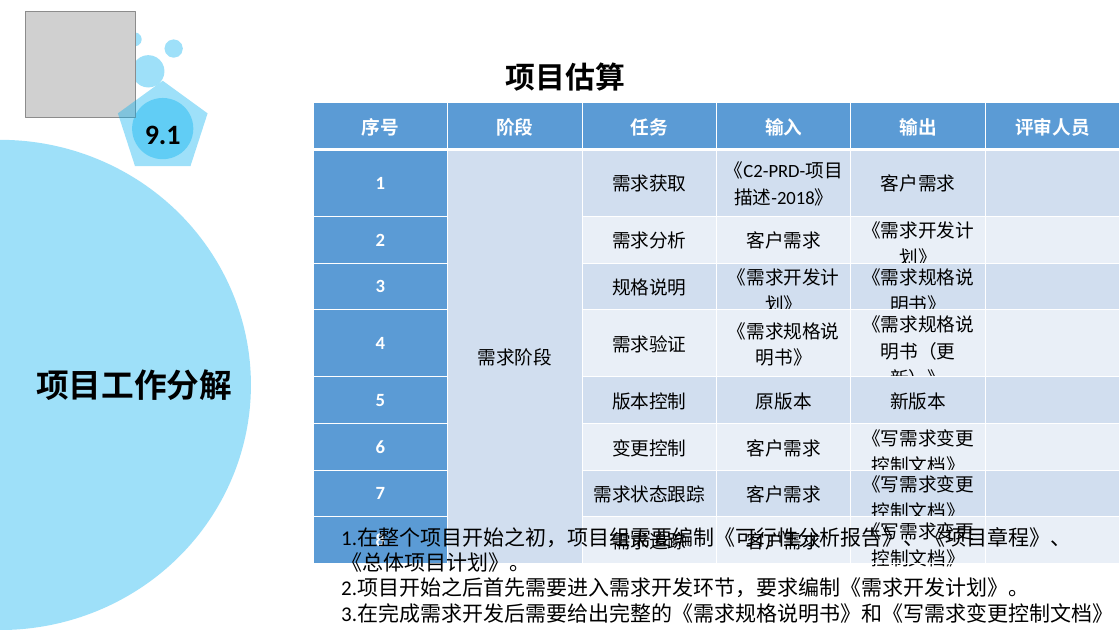
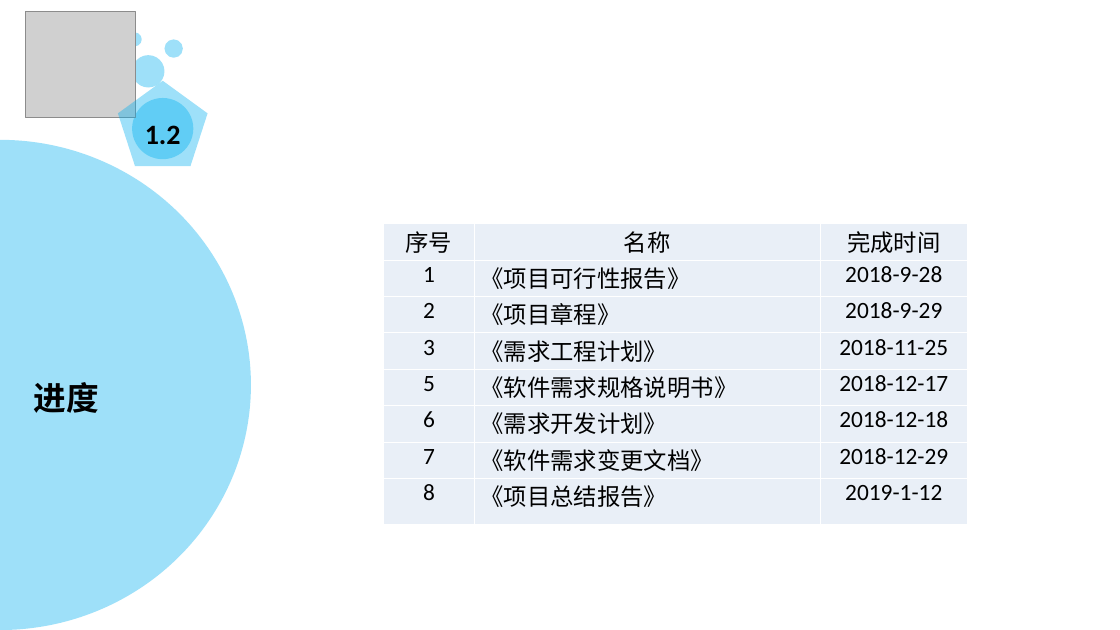
Before and after one commit to PRD2018-G13/PRD2018-G13-TeamProject, a slide deck: slide 12 of PRD2018-G13组项目/软件工程系列课程教学辅助网站/受控文档/分析设计/PRD2018-G13-项目里程碑.pptx (slide 64 before the commit). Drawn at 1120x630 pixels with LibreOffice and Linux fonts; fonts in the diff are those of the drawing; grey boxes stand for pictures; background and template pictures are left out. Boxes give left, top, right and bottom in pixels: in the first picture for what was removed or moved away, otherwise in the second. Text is boxed around its words. In the diff, an @@ line names an element or a change of style, - is before the commit and + after.

```diff
--- a/PRD2018-G13组项目/软件工程系列课程教学辅助网站/受控文档/分析设计/PRD2018-G13-项目里程碑.pptx
+++ b/PRD2018-G13组项目/软件工程系列课程教学辅助网站/受控文档/分析设计/PRD2018-G13-项目里程碑.pptx
@@ text removed at (506,62,625,91) @@
-项目估算
@@ table removed at (313,103,1120,571), 9 rows, 6 columns @@
-序号 | 阶段 | 任务 | 输入 | 输出 | 评审人员
-1 | 需求阶段 | 需求获取 | 《C2-PRD-项目描述-2018》 | 客户需求 | 
-2 |  | 需求分析 | 客户需求 | 《需求开发计划》 | 
-3 |  | 规格说明 | 《需求开发计划》 | 《需求规格说明书》 | 
-4 |  | 需求验证 | 《需求规格说明书》 | 《需求规格说明书（更新）》 | 
-5 |  | 版本控制 | 原版本 | 新版本 | 
-6 |  | 变更控制 | 客户需求 | 《写需求变更控制文档》 | 
-7 |  | 需求状态跟踪 | 客户需求 | 《写需求变更控制文档》 | 
-8 |  | 需求追踪 | 客户需求 | 《写需求变更控制文档》 | 
@@ text in pentagon at (145,125,181,144): text changed @@
-9.1
+1.2
@@ table added at (384,224,967,524), 8 rows, 3 columns @@
+序号 | 名称 | 完成时间
+1 | 《项目可行性报告》 | 2018-9-28
+2 | 《项目章程》 | 2018-9-29
+3 | 《需求工程计划》 | 2018-11-25
+5 | 《软件需求规格说明书》 | 2018-12-17
+6 | 《需求开发计划》 | 2018-12-18
+7 | 《软件需求变更文档》 | 2018-12-29
+8 | 《项目总结报告》 | 2019-1-12
@@ text at (33,382,98,413): text changed @@
-项目工作分解
+进度
@@ text removed at (341,528,1113,623) @@
-1.在整个项目开始之初，项目组需要编制《可行性分析报告》、《项目章程》、
-《总体项目计划》。
-2.项目开始之后首先需要进入需求开发环节，要求编制《需求开发计划》。
-3.在完成需求开发后需要给出完整的《需求规格说明书》和《写需求变更控制文档》
```
Also in this commit, not shown: 18 other slides changed, 59 slides added, 57 slides removed.
